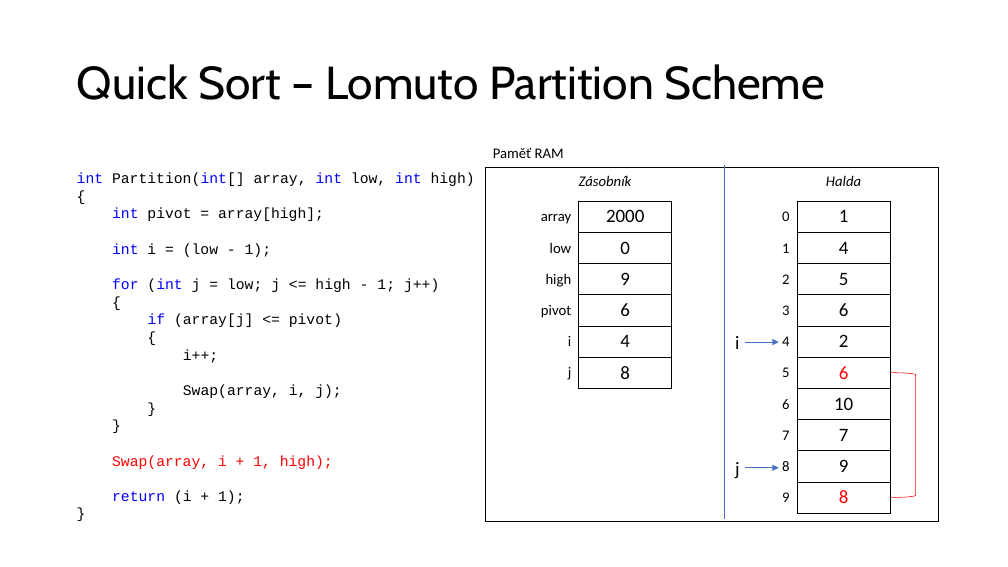
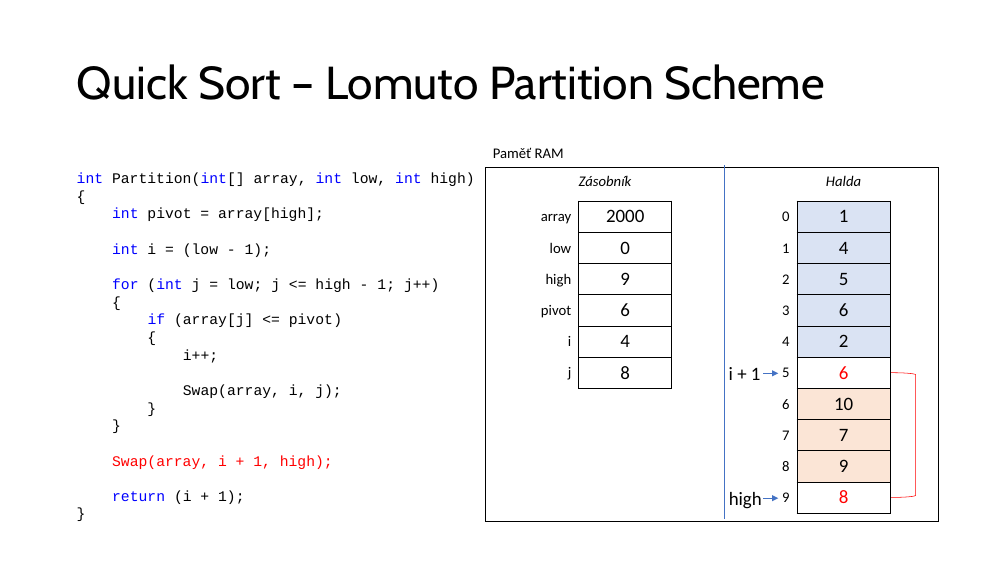
Before and after one commit to ekral/FAI, a slide deck: slide 33 of PA/seminar/Prezentace_seminar_ZAP_8_quick_sort.pptx (slide 31 before the commit). Drawn at 1008x567 pixels with LibreOffice and Linux fonts; fonts in the diff are those of the drawing. Boxes give left, top, right and bottom in pixels: in the first picture for what was removed or moved away, otherwise in the second. Text is boxed around its words. In the diff, an @@ line names an element or a change of style, - is before the commit and + after.

Commit message:
Quick Sort finished

```diff
--- a/PA/seminar/Prezentace_seminar_ZAP_8_quick_sort.pptx
+++ b/PA/seminar/Prezentace_seminar_ZAP_8_quick_sort.pptx
@@ table at <box>773,201,890,513</box> @@
@@ fill none to #DAE3F3 in 5 cells @@
@@ fill none to #FBE5D6 in 3 cells @@
@@ text at <box>729,367,761,380</box>: text changed @@
-i
+i + 1
@@ arrow moved from (745, 342) - (779, 342) to (764, 374) - (779, 374) @@
@@ text at <box>729,492,762,509</box>: text changed @@
-j
+high
@@ arrow moved from (745, 468) - (779, 468) to (763, 498) - (779, 498) @@
```
Also in this commit, not shown: 23 other slides changed, 3 slides added.
